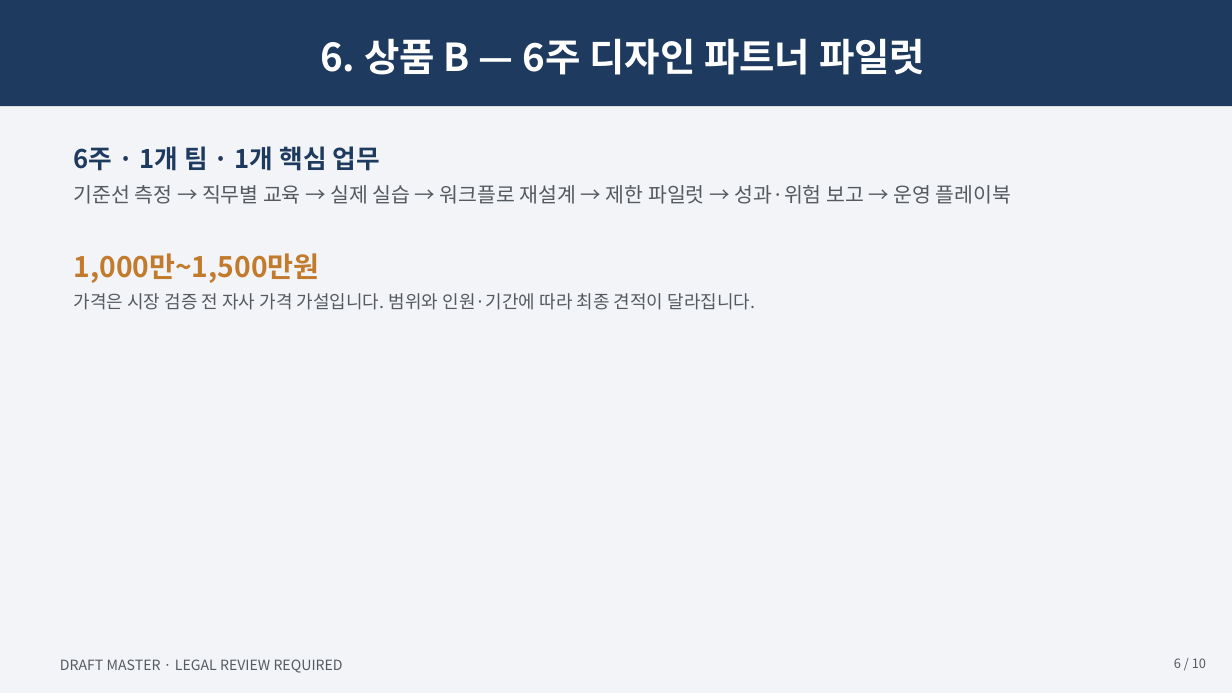
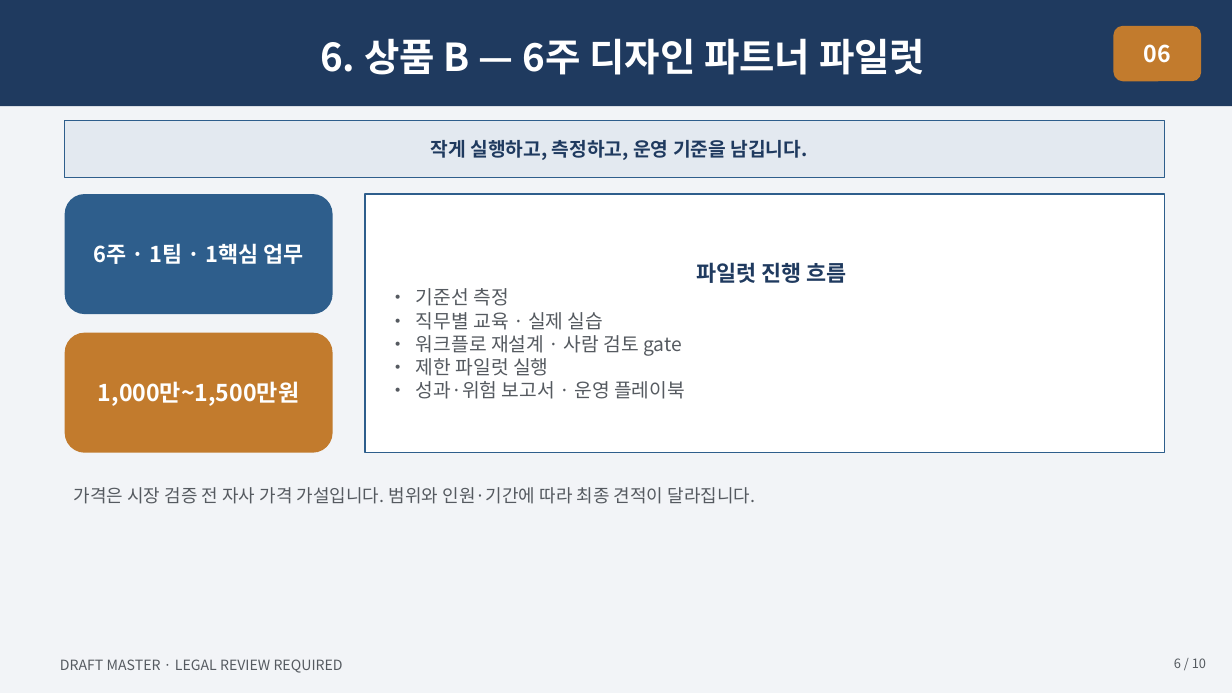
Before and after one commit to skerishKang/ai-revenue-lab, a slide deck: slide 6 of docs/commercial/business-35-ai-media-education-dx/customer-package/Business35_Master_Proposal_10p.pptx. Drawn at 1232x693 pixels with LibreOffice and Linux fonts; fonts in the diff are those of the drawing. Boxes give left, top, right and bottom in pixels: in the first picture for what was removed or moved away, otherwise in the second. Text is boxed around its words. In the diff, an @@ line names an element or a change of style, - is before the commit and + after.

```diff
--- a/docs/commercial/business-35-ai-media-education-dx/customer-package/Business35_Master_Proposal_10p.pptx
+++ b/docs/commercial/business-35-ai-media-education-dx/customer-package/Business35_Master_Proposal_10p.pptx
@@ rounded rectangle added at (1114,26,1202,81), fill #C27B2D, 18 pt, text #FFFFFF, bold @@
+06
@@ rectangle added at (65,120,1165,177), fill #E3E9F0, outline #2E5E8C 0.75 pt, 15 pt, text #1F3A5F, bold @@
+작게 실행하고, 측정하고, 운영 기준을 남깁니다.
@@ text at (74,146,1011,283): paragraphs removed @@
-6주 · 1개 팀 · 1개 핵심 업무
-기준선 측정 → 직무별 교육 → 실제 실습 → 워크플로 재설계 → 제한 파일럿 → 성과·위험 보고 → 운영 플레이북
-1,000만~1,500만원
@@ rounded rectangle added at (65,194,333,314), fill #2E5E8C, 17 pt, text #FFFFFF, bold @@
+6주 · 1팀 · 1핵심 업무
@@ rectangle added at (365,194,1165,453), fill #FFFFFF, outline #2E5E8C 1 pt, 15 pt, text #555A60 @@
+파일럿 진행 흐름
+• 기준선 측정
+• 직무별 교육 · 실제 실습
+• 워크플로 재설계 · 사람 검토 gate
+• 제한 파일럿 실행
+• 성과·위험 보고서 · 운영 플레이북
@@ rounded rectangle added at (65,333,333,453), fill #C27B2D, 18 pt, text #FFFFFF, bold @@
+1,000만~1,500만원
@@ text "가격은 시장 검증 전 자사 ...": place and size @@
-text "가격은 시장 검증 전 자사 ..." at (74,146,1011,310)
+text "가격은 시장 검증 전 자사 ..." at (74,487,756,504)
```
Also in this commit, not shown: 9 other slides changed, 19 other files.
